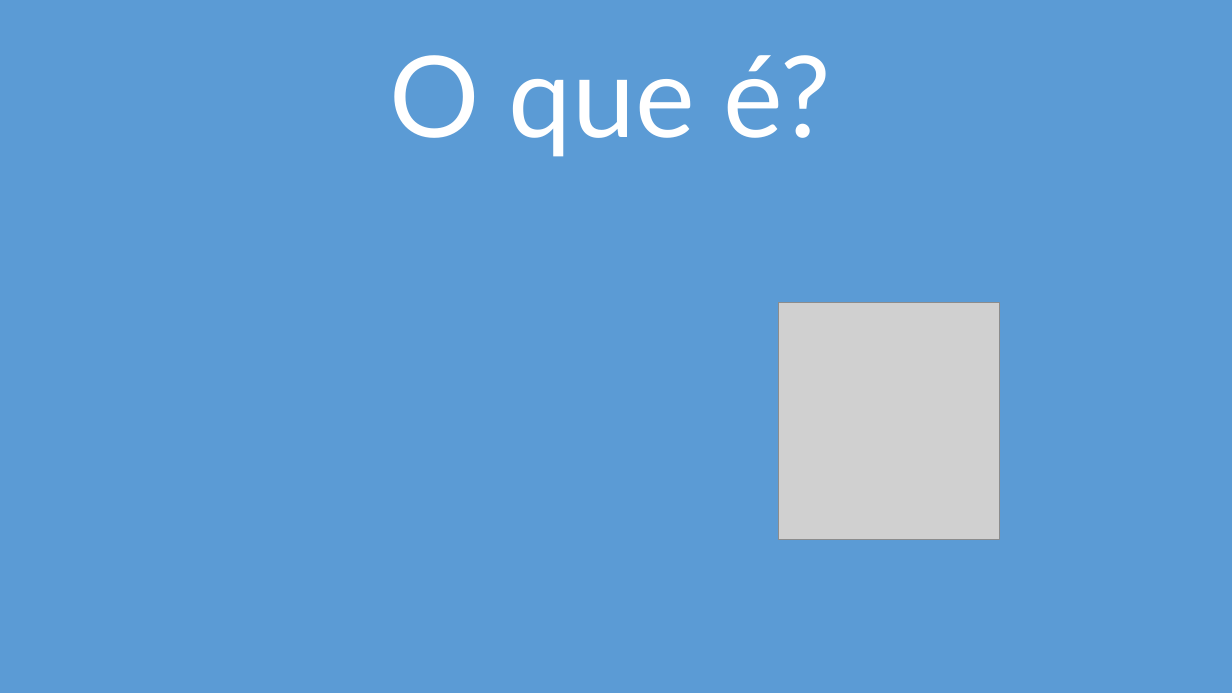
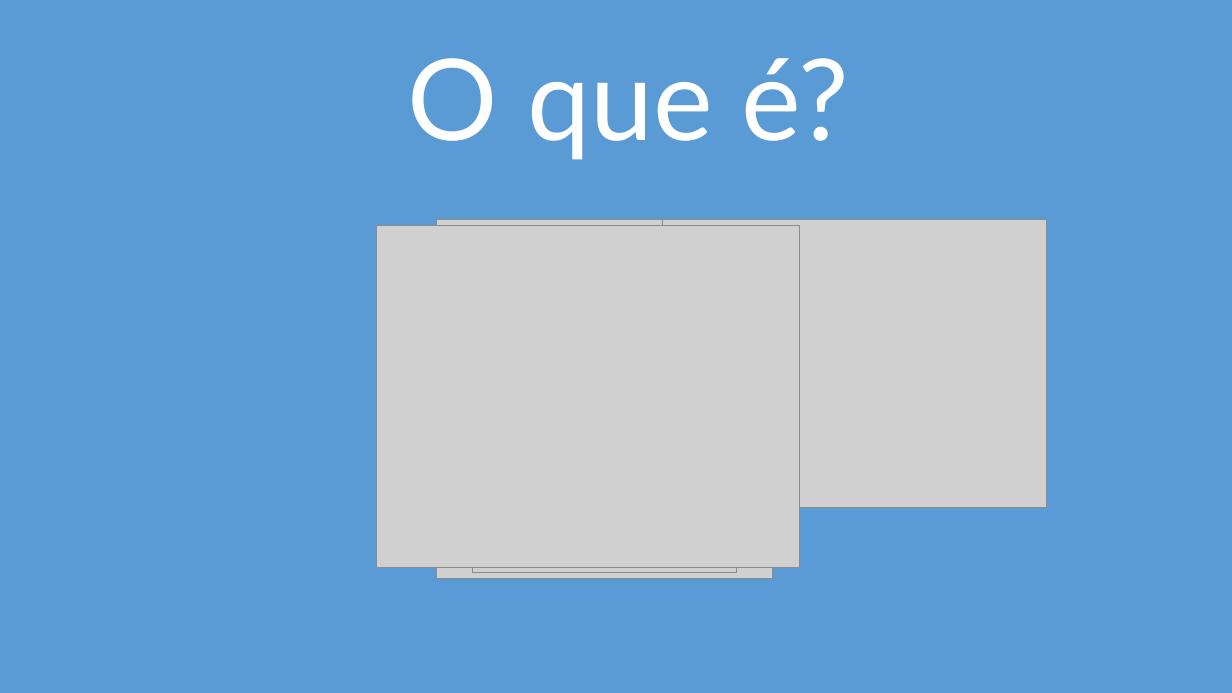
Before and after one commit to asilvaigor/HackTheWorld, a slide deck: slide 3 of ppt/TopBeer.pptx. Drawn at 1232x693 pixels with LibreOffice and Linux fonts; fonts in the diff are those of the drawing; grey boxes stand for pictures; background and template pictures are left out. Boxes give left, top, right and bottom in pixels: in the first picture for what was removed or moved away, otherwise in the second. Text is boxed around its words. In the diff, an @@ line names an element or a change of style, - is before the commit and + after.

```diff
--- a/ppt/TopBeer.pptx
+++ b/ppt/TopBeer.pptx
@@ title "O que é?": place and size @@
-title "O que é?" at bbox=[390, 55, 831, 157]
+title "O que é?" at bbox=[408, 58, 849, 160]
@@ picture added at bbox=[377, 226, 799, 567] @@
@@ picture: place and size @@
-picture at bbox=[778, 303, 1000, 540]
+picture at bbox=[437, 220, 774, 579]
@@ picture added at bbox=[472, 237, 737, 573] @@
@@ picture added at bbox=[663, 220, 1047, 507] @@
```
Also in this commit, not shown: 5 slides added, 2 slides removed.
